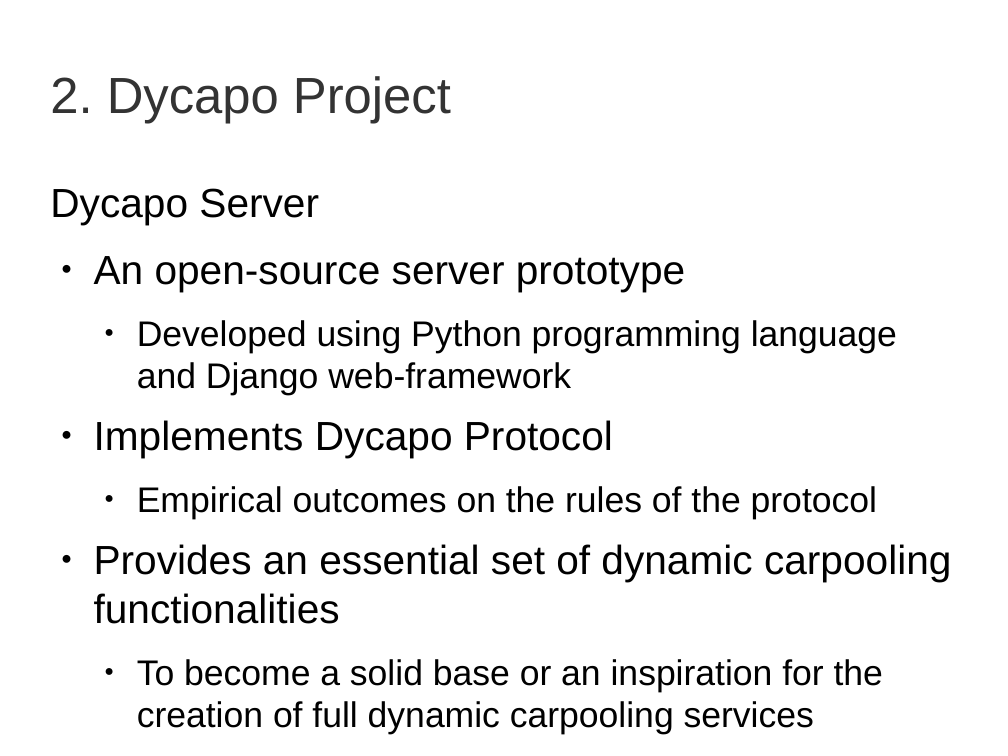
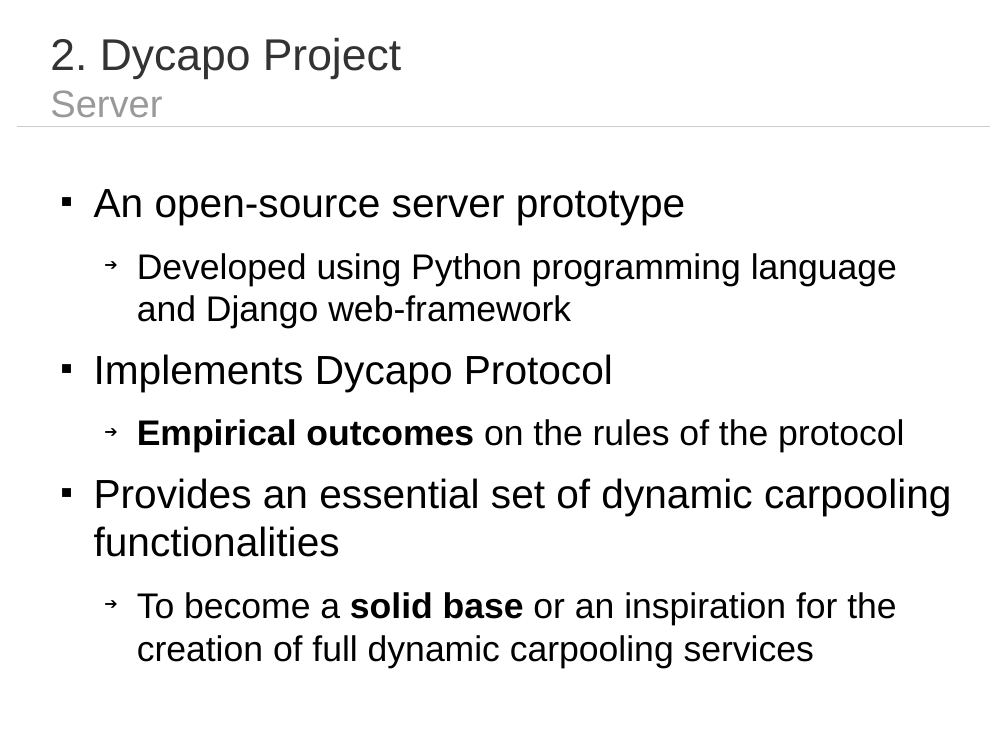
Before and after one commit to dgraziotin/dycapo-thesis, a slide deck: slide 12 of presentation/dycapo.odp. Drawn at 1008x756 pixels with LibreOffice and Linux fonts; fonts in the diff are those of the drawing. Boxes give left, top, right and bottom in pixels: in the first picture for what was removed or moved away, otherwise in the second. Text is boxed around its words. In the diff, an @@ line names an element or a change of style, - is before the commit and + after.

```diff
--- a/presentation/dycapo.odp
+++ b/presentation/dycapo.odp
@@ title at box(50, 37, 401, 117): text changed; size 40 to 35 pt @@
-2. Dycapo Project
+2. Dycapo Project
+Server
@@ line added from (18, 126) to (991, 126), #CCCCCC 0 pt @@
@@ text "An open-source server prototype" at box(94, 189, 951, 668): bold on in "Empirical outcomes", "solid base"; bullet ● to ■; bullet ● to ➔ @@
@@ text at box(50, 188, 319, 225): paragraph removed @@
-Dycapo Server
```
Also in this commit, not shown: 11 other slides changed, 1 slide added, 1 slide removed.
